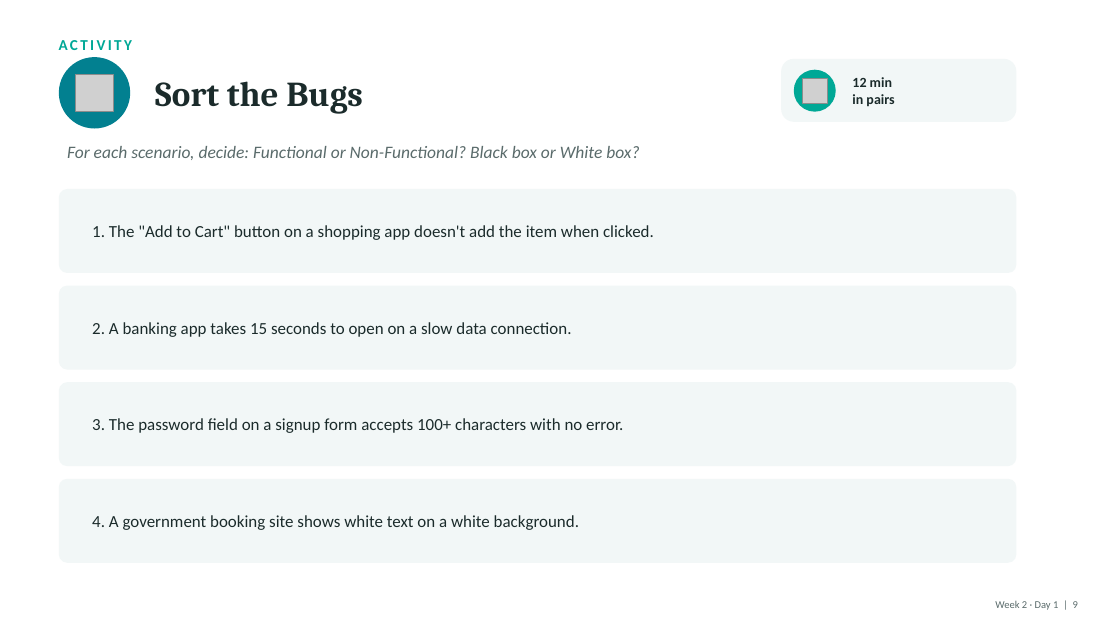
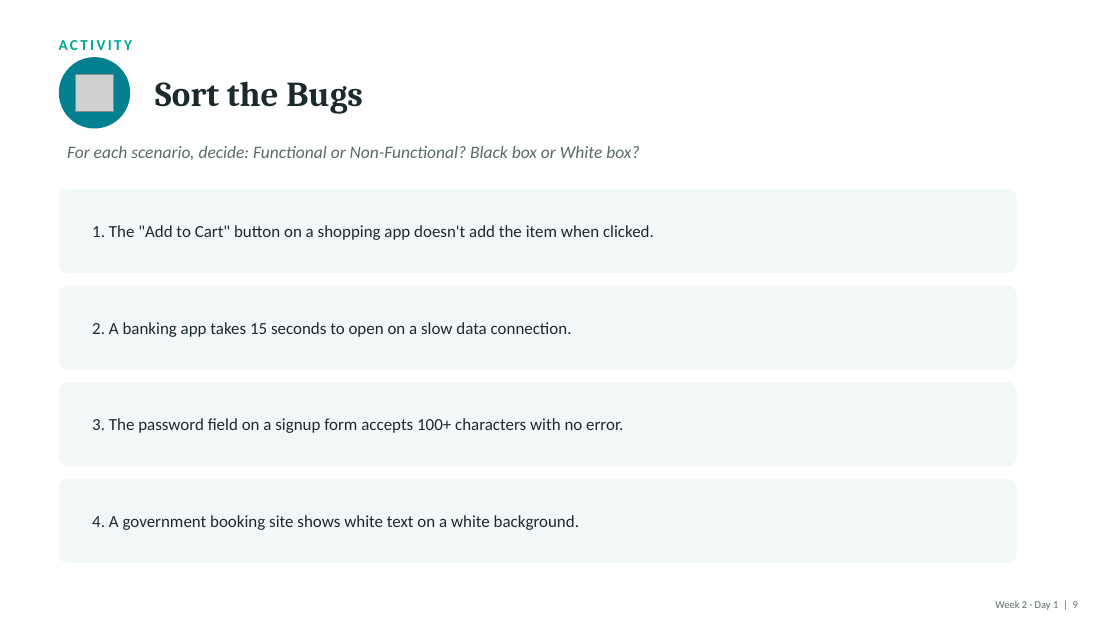
Before and after one commit to rodneymudau/qa-code4impact-programme, a slide deck: slide 9 of week-02/day-1/Week2_Day1_Facilitator_Slides.pptx. Drawn at 1120x630 pixels with LibreOffice and Linux fonts; fonts in the diff are those of the drawing; grey boxes stand for pictures. Boxes give left, top, right and bottom in pixels: in the first picture for what was removed or moved away, otherwise in the second. Text is boxed around its words. In the diff, an @@ line names an element or a change of style, - is before the commit and + after.

```diff
--- a/week-02/day-1/Week2_Day1_Facilitator_Slides.pptx
+++ b/week-02/day-1/Week2_Day1_Facilitator_Slides.pptx
@@ rounded rectangle removed at (x1=781, y1=59, x2=1017, y2=122) @@
@@ ellipse removed at (x1=794, y1=70, x2=836, y2=112) @@
@@ picture removed at (x1=802, y1=78, x2=828, y2=103) @@
@@ text removed at (x1=852, y1=77, x2=894, y2=106) @@
-12 min
-in pairs
```
Also in this commit, not shown: 1 other slide changed, 9 other files.
